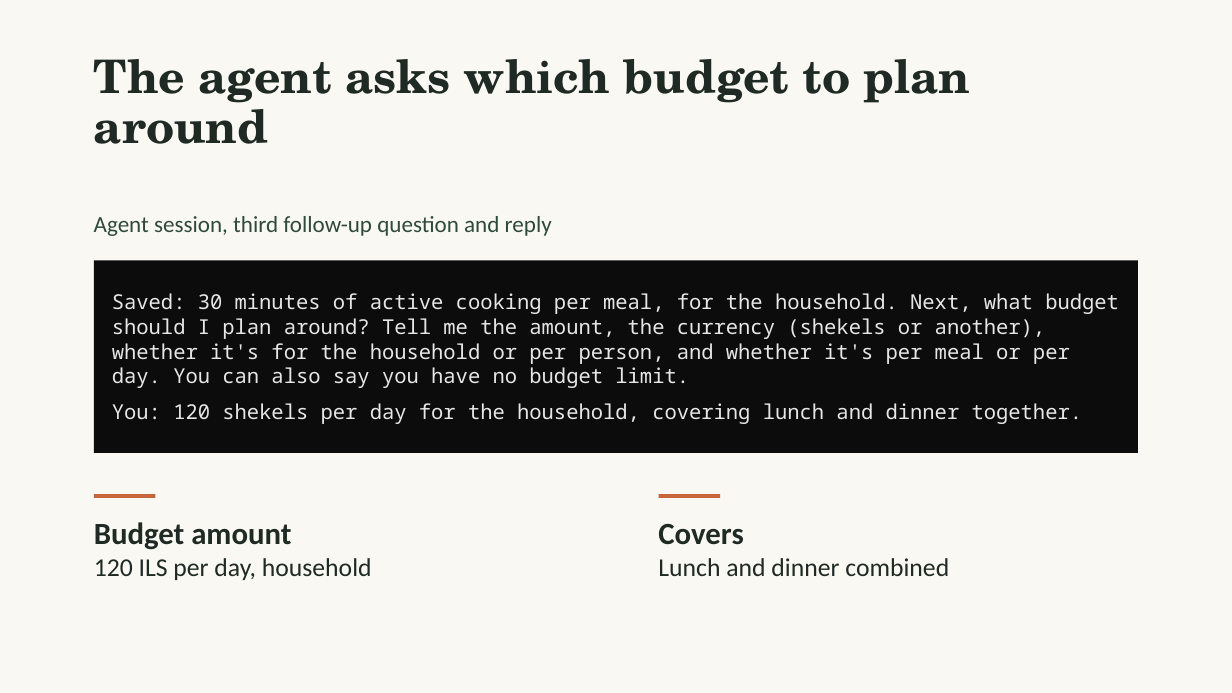
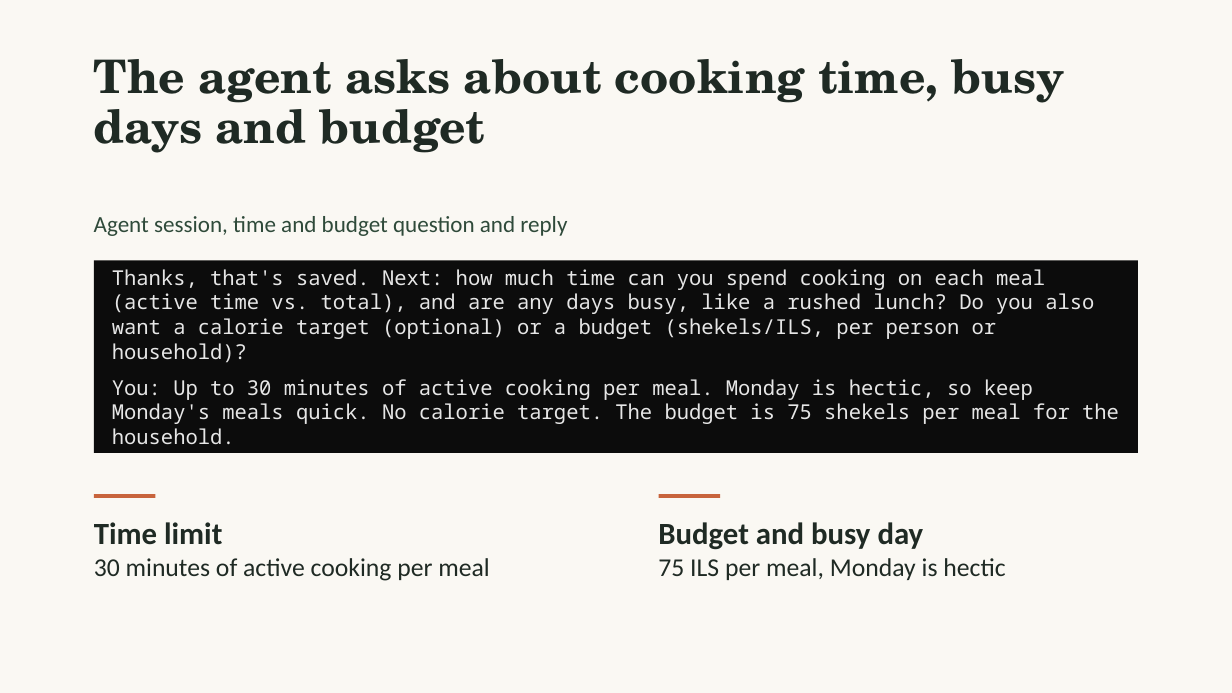
Before and after one commit to gabrieleguetta/ai-workshop-project, a slide deck: slide 5 of MVP-Presentation.pptx (slide 6 before the commit). Drawn at 1232x693 pixels with LibreOffice and Linux fonts; fonts in the diff are those of the drawing. Boxes give left, top, right and bottom in pixels: in the first picture for what was removed or moved away, otherwise in the second. Text is boxed around its words. In the diff, an @@ line names an element or a change of style, - is before the commit and + after.

```diff
--- a/MVP-Presentation.pptx
+++ b/MVP-Presentation.pptx
@@ title at (94, 59, 1065, 153): text changed @@
-The agent asks which budget to plan around
+The agent asks about cooking time, busy days and budget
@@ text at (94, 216, 567, 236): text changed @@
-Agent session, third follow-up question and reply
+Agent session, time and budget question and reply
@@ text in rectangle at (112, 269, 1119, 444): text changed @@
-Saved: 30 minutes of active cooking per meal, for the household. Next, what budget should I plan around? Tell me the amount, the currency (shekels or another), whether it's for the household or per person, and whether it's per meal or per day. You can also say you have no budget limit.
-You: 120 shekels per day for the household, covering lunch and dinner together.
+Thanks, that's saved. Next: how much time can you spend cooking on each meal (active time vs. total), and are any days busy, like a rushed lunch? Do you also want a calorie target (optional) or a budget (shekels/ILS, per person or household)?
+You: Up to 30 minutes of active cooking per meal. Monday is hectic, so keep Monday's meals quick. No calorie target. The budget is 75 shekels per meal for the household.
@@ text at (94, 522, 489, 581): text changed @@
-Budget amount
-120 ILS per day, household
+Time limit
+30 minutes of active cooking per meal
@@ text at (658, 522, 1005, 580): text changed @@
-Covers
-Lunch and dinner combined
+Budget and busy day
+75 ILS per meal, Monday is hectic
```
Also in this commit, not shown: 7 other slides changed, 4 slides added, 8 slides removed, 3 other files.
